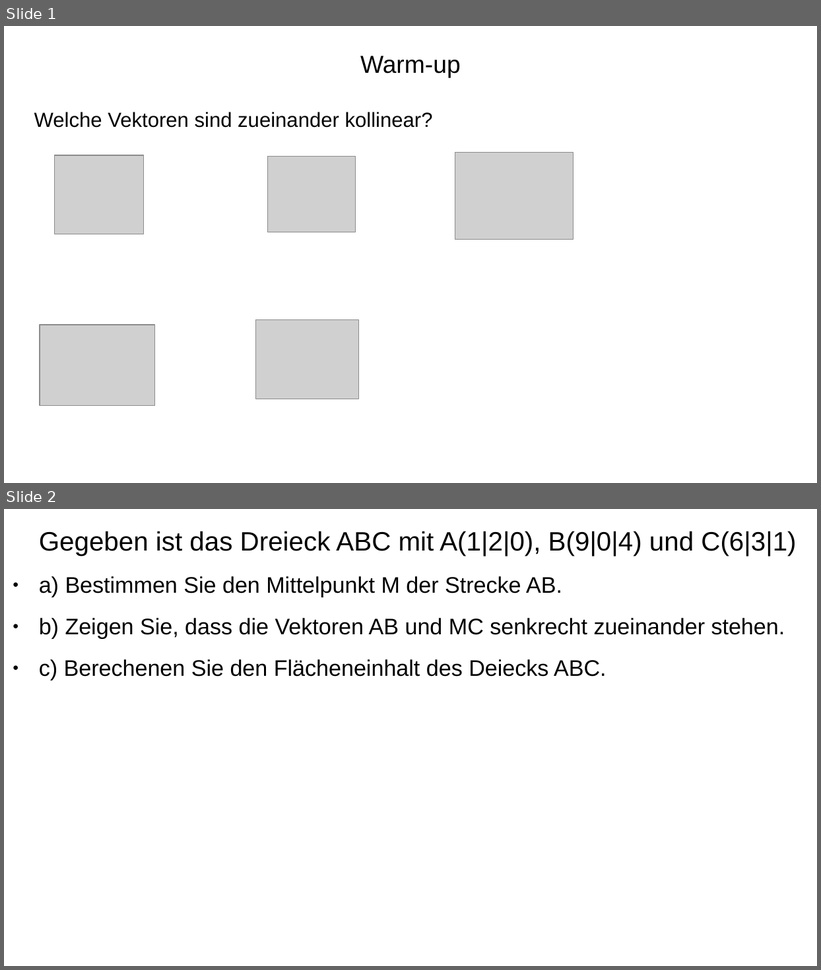
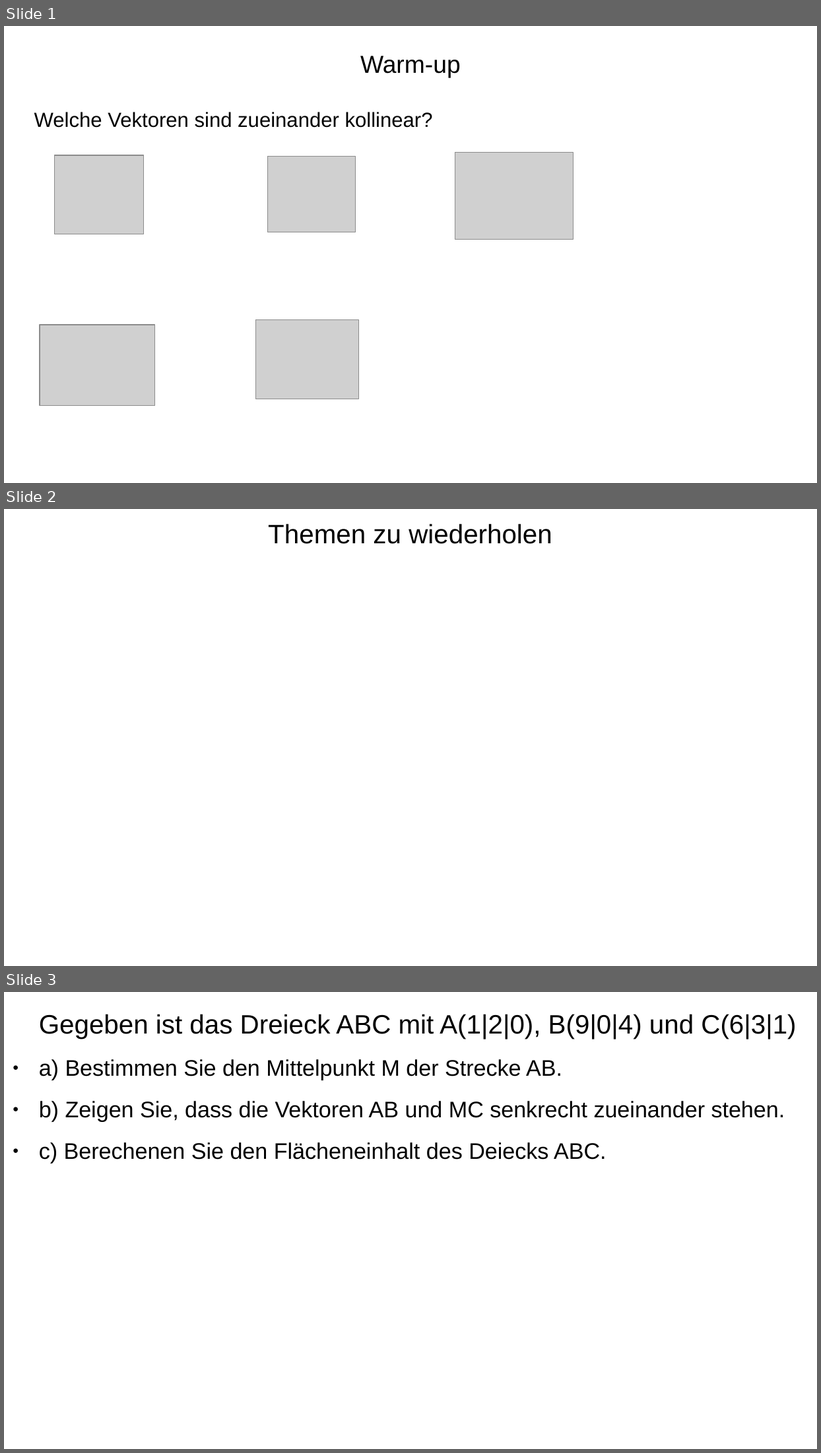
Before and after one commit to bearums/teaching, a slide deck: B5/Mathe/2024/EF/02_Vektoren/Sachaufgaben/Sachaufgaben.odp. Shown one above the other, each under a label of ours: slides 1 and 2 before the commit, slides 1, 2 and 3 after it. The pictures are 821x970 and 821x1453 pixels, drawn with LibreOffice and Linux fonts; fonts in the diff are those of the drawing; grey boxes stand for pictures. Boxes give left, top, right and bottom in pixels: in the first picture for what was removed or moved away, otherwise in the second. Text is boxed around its words. In the diff, an @@ line names an element or a change of style, - is before the commit and + after.

```diff
--- a/B5/Mathe/2024/EF/02_Vektoren/Sachaufgaben/Sachaufgaben.odp
+++ b/B5/Mathe/2024/EF/02_Vektoren/Sachaufgaben/Sachaufgaben.odp
@@ slide 2 added at [4,509,817,966], background #FFFFFF @@
@@ title added at [268,524,552,544], 26 pt, text #000000 @@
+Themen zu wiederholen
@@ what was slide 2 is now slide 3 @@
```
Also in this commit, not shown: 2 other files.
